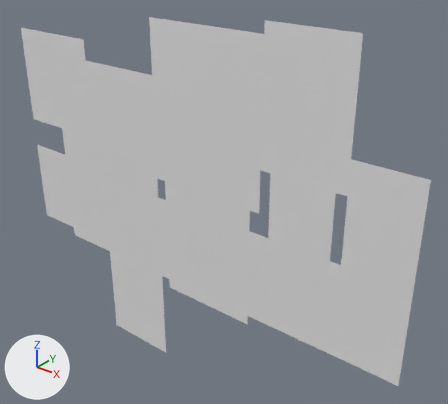
The OBJ model MurderSim/Assets/Tiled2Unity/Meshes/Mansion-Tiled.obj, before and after one commit.
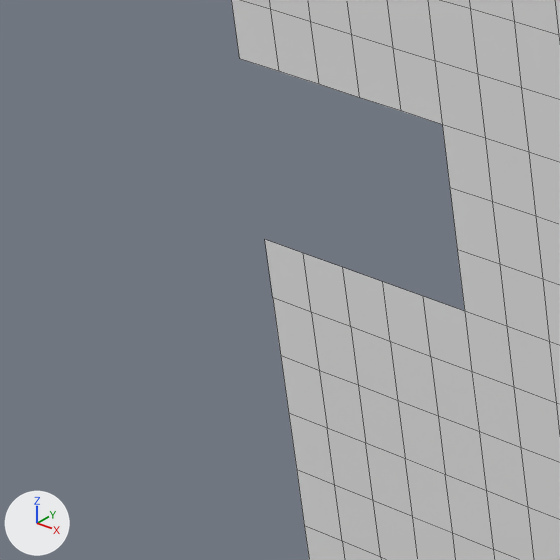
Old and new are each drawn whole from a camera (50 mm lens) standing at (13.9, -44.5, 9.1) and looking at (-24.1, 3.0, -20.3) and again close up on the part from 0% to 18% of the width and 27% to 47% of the height. Every picture has the same lights, and +X, +Y and +Z are marked at lower left. The close-ups show mesh edges as thin lines. Where no turn or scale is listed for an object, it has been applied to the vertices.

The older version as bpy lines, for what is in view:
```python
me_mansion_tiled = bpy.data.meshes.new('Mansion-Tiled')
me_mansion_tiled.from_pydata(...)  # 1215 vertices, 1109 faces; spans x -53.0..-1.2, y 0.0, z -42.6..0.0
# before: 949 (-47.2, 0.0, -18.4) at pixel (457, 249), 967 (-47.2, 0.0, -19.6) at pixel (464, 311), 999 (-48.4, 0.0, -19.6) at pixel (423, 296), 1001 (-49.5, 0.0, -19.6) at pixel (382, 281), 1003 (-50.7, 0.0, -19.6) at pixel (342, 267)
# before: 1005 (-51.8, 0.0, -19.6) at pixel (303, 253), 1007 (-53.0, 0.0, -19.6) at pixel (264, 239)
ob_mansion_tiled = bpy.data.objects.new('Mansion-Tiled', me_mansion_tiled)
ob_mansion_tiled.location = (0.0, 0.0, 0.0)
```
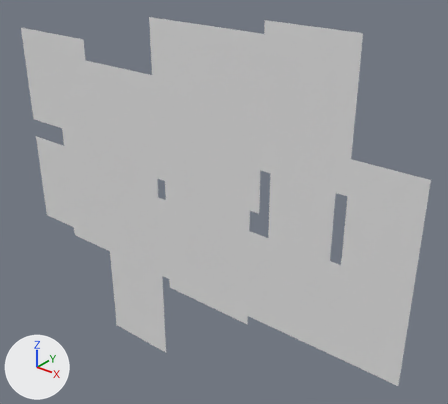
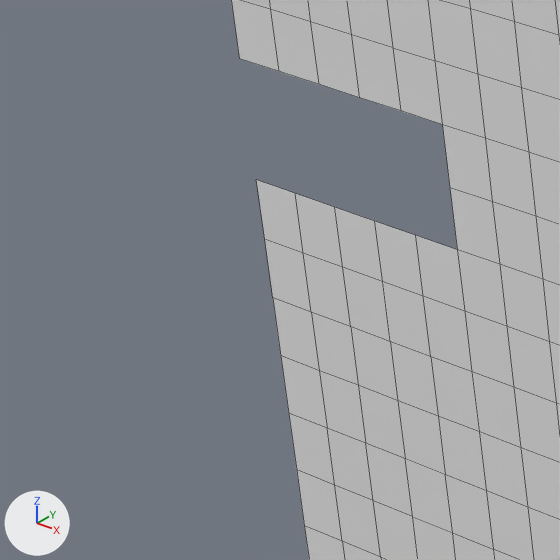
What differs and where, as boxes (x1, y1, x2, y2) in the close-ups (560 x 560 px):
part 1 of me_mansion_tiled, added: after (256, 180, 465, 311)

The change, as a diff of the scene's bpy script:
```diff
--- a/MurderSim/Assets/Tiled2Unity/Meshes/Mansion-Tiled.obj.py
+++ b/MurderSim/Assets/Tiled2Unity/Meshes/Mansion-Tiled.obj.py
@@ me_mansion_tiled @@
 me_mansion_tiled.from_pydata(...)  # 1215 vertices, 1109 faces; spans x -53.0..-1.2, y 0.0, z -42.6..0.0
 # used by ob_mansion_tiled; location = (0.0, 0.0, 0.0)
 # verts and faces of me_mansion_tiled; kept vertices keep their numbers, new ones are numbered from 1215
+# me_mansion_tiled part 1
+for new, old in zip([*range(1215, 1220)], [999, 1001, 1003, 1005, 1007]): verts[new] = verts[old] + (0.0, 0.0, 1.2)
+faces += [(949, 967, 999, 1215), (999, 1001, 1216, 1215), (1001, 1003, 1217, 1216), (1003, 1005, 1218, 1217), (1005, 1007, 1219, 1218)]
```
